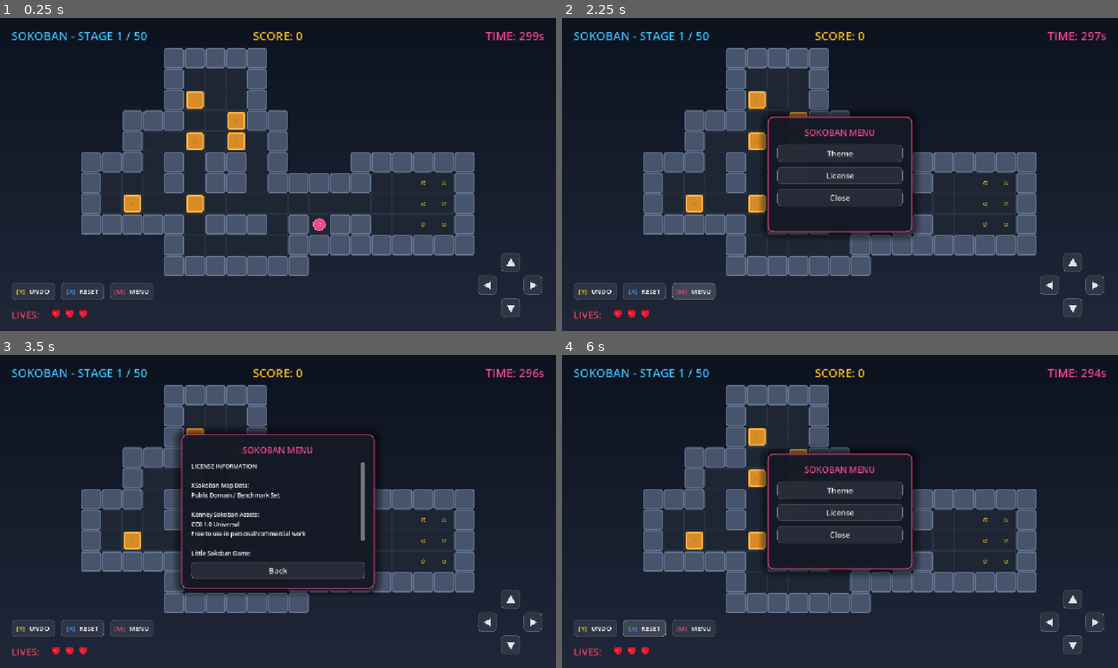
Above: before the commit, frames 1-4 (two rows, left to right).
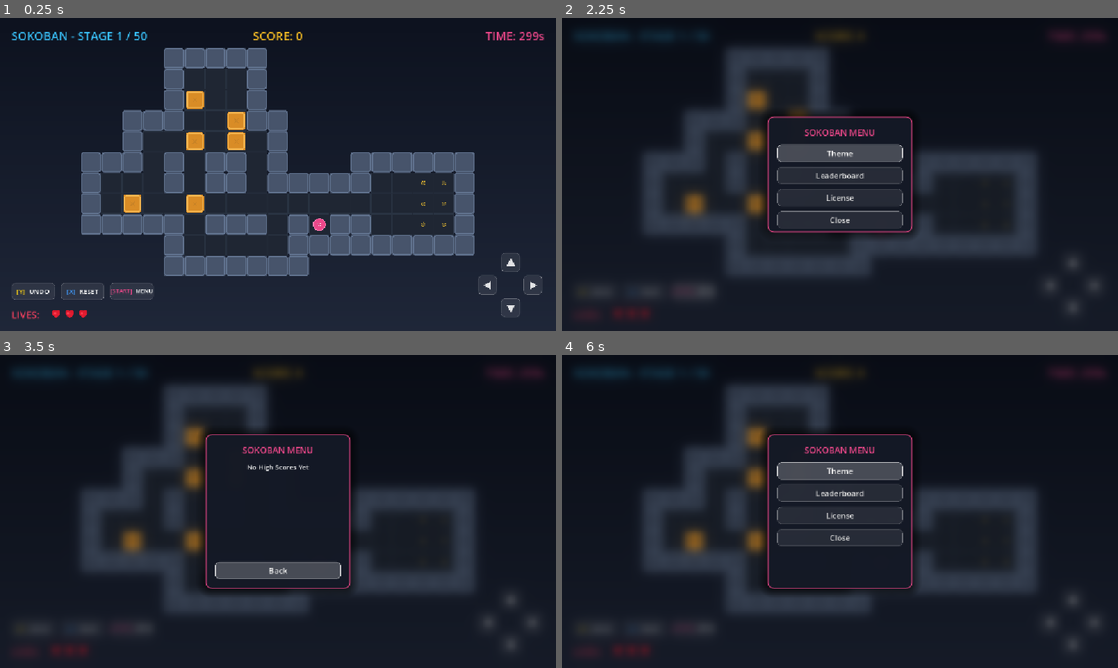
Above: after the commit, the same moments.

Repository: isdsi/little_sokoban
Game: Godot game, scene res://node_2d.tscn
The game is run twice, just before and just after one commit, with the same random seed, the same clock (stepped at 60 frames per second) and the same inputs.
Inputs (mouse positions are in pixels of both pictures, inside the frame that each line leads up to):
- Up to frame 1 (0.25 s): no input
- Up to frame 2 (2.25 s): click (595, 290) at 0.5 s; click (645, 290) at 1.25 s; click (695, 290) at 2 s
- Up to frame 3 (3.5 s): click (278, 511) at 2.75 s, where only the run after the commit has a clickable "Leaderboard"
- Up to frame 4 (6 s): click "Back" at 3.5 s; click (840, 492) at 4.25 s, where only the run after the commit has a clickable "Leaderboard"; click "Back" at 5 s; click (645, 627) at 5.75 s

The runs differ from the first frame. In frame 1, less than 0.1% of the frame differs, in the area x 19-28%, y 86-89%; in frame 2, 17%; in frame 3, 16%; in frame 4, 19%, in the area x 2-98%, y 4-97%.

Commit message:
feat: 글로벌 리더보드 REST API 연동 및 라이프 차감 시 점수 보존 처리
- 라이프 차감 시 퍼즐 판은 초기화되나 현재 스테이지 획득 최고 점수는 유지되도록 개선
- GET/POST /api/scores API 연동을 통해 특정 레벨에 종속되지 않는 전체 기준 상위 10개 글로벌 랭킹 노출 구현
- API 연동 실패 및 네트워크 연결 지연에 대응하여 로컬 IndexedDB(leaderboard.cfg) 백업 폴백 시스템 탑재
- GDScript 비동기 람다 캡처 유실 에러 해결을 위해 클래스 변수 및 클래스 메서드 콜백 패턴 적용
- 3.0초 타임아웃 제한 및 HTTPRequest 노드 직접 바인딩(.bind)으로 비동기 연동 안정성 최적화
- Windows 환경 DNS 분석 간섭 우회를 위해 호출 호스트를 localhost에서 127.0.0.1로 통일

Diff:
--- a/sokoban_game.gd
+++ b/sokoban_game.gd
@@ -36,11 +36,20 @@
 var min_swipe_length = 50.0
 
 # Gameplay stats
+var total_score = 0
+var current_level_score = 0
 var score = 0
 var time_remaining = 300.0
 var lives = 3
 var game_over = false
 var victory = false
+var current_menu_layer = "main"
+
+# Async callbacks & pending high scores variables to prevent lambda capture garbage collection bugs
+var _leaderboard_callback: Callable
+var _pending_highscore_name: String
+var _pending_highscore_score: int
+var _pending_highscore_level: int
 
 # Pathfinding
 var astar = AStarGrid2D.new()
@@ -93,8 +102,13 @@
 	# Setup AStarGrid2D
 	astar.diagonal_mode = AStarGrid2D.DIAGONAL_MODE_NEVER
 
-	# Load Stage 1
-	load_level(0)
+	# Load Save Game if exists
+	if not load_game_state():
+		current_level_idx = 0
+		total_score = 0
+		lives = 3
+
+	load_level(current_level_idx)
 
 	# Resize buttons container and create Menu button
 	$HUD/Buttons.size = Vector2(300, 50)
@@ -122,12 +136,12 @@
 
 	# Connect Overlays
 	$VictoryOverlay/VBox/RestartButton.pressed.connect(load_next_level)
-	$GameOverOverlay/VBox/RetryButton.pressed.connect(restart_full_game)
+	$GameOverOverlay/VBox/RetryButton.pressed.connect(func(): open_highscore_entry_dialog())
 
 	# Setup button Xbox prompts
 	setup_button_xbox_prompt($HUD/Buttons/UndoButton, "Y", Color(0.98, 0.82, 0.08), "UNDO")
 	setup_button_xbox_prompt($HUD/Buttons/RestartButton, "X", Color(0.25, 0.61, 1.0), "RESET")
-	setup_button_xbox_prompt(menu_btn, "M", Color(0.93, 0.28, 0.54), "MENU")
+	setup_button_xbox_prompt(menu_btn, "START", Color(0.93, 0.28, 0.54), "MENU")
 	setup_button_xbox_prompt($VictoryOverlay/VBox/RestartButton, "A", Color(0.29, 0.85, 0.38), "NEXT STAGE")
 	setup_button_xbox_prompt($GameOverOverlay/VBox/RetryButton, "A", Color(0.29, 0.85, 0.38), "TRY AGAIN")
 
@@ -153,18 +167,20 @@
 	btn.add_child(hbox)
 	hbox.set_anchors_preset(Control.PRESET_FULL_RECT)
 
+	var font_size = 12 if xbox_char.length() > 1 else 14
+
 	# Left Label (Xbox Prompt)
 	var prompt_lbl = Label.new()
 	prompt_lbl.text = "[%s]" % xbox_char
 	prompt_lbl.add_theme_color_override("font_color", xbox_color)
-	prompt_lbl.add_theme_font_size_override("font_size", 14)
+	prompt_lbl.add_theme_font_size_override("font_size", font_size)
 	hbox.add_child(prompt_lbl)
 
 	# Right Label (Action Text)
 	var action_lbl = Label.new()
 	action_lbl.text = " %s" % action_text
 	action_lbl.add_theme_color_override("font_color", Color.WHITE)
-	action_lbl.add_theme_font_size_override("font_size", 14)
+	action_lbl.add_theme_font_size_override("font_size", font_size)
 	hbox.add_child(action_lbl)
 
 func disable_all_button_focus(node: Node):
@@ -192,6 +208,22 @@
 
 func load_level(idx: int):
 	current_level_idx = idx
+
+	# Reset level-specific gameplay state
+	victory = false
+	game_over = false
+	time_remaining = 300.0
+	undo_stack.clear()
+	walking = false
+	path_to_walk.clear()
+	is_animating = false
+
+	# Hide overlay screens if they exist
+	if has_node("VictoryOverlay"):
+		$VictoryOverlay.visible = false
+	if has_node("GameOverOverlay"):
+		$GameOverOverlay.visible = false
+
 	var raw_layout = LevelsData.LEVELS[current_level_idx]
 	rows = raw_layout.size()
 	cols = 0
@@ -220,7 +252,9 @@
 	astar.update()
 
 	setup_board()
+	update_score()
 	update_hud()
+	save_game_state()
 
 func parse_layout():
 	box_positions.clear()
@@ -351,8 +385,8 @@
 		box_tile.add_child(x_mark)
 
 func _process(delta):
-	# Countdown timer
-	if not game_over and not victory:
+	# Countdown timer (paused when menu or popup overlays are open)
+	if not game_over and not victory and not has_node("SokobanMenu") and not has_node("DebugGotoPopup") and not has_node("HighscoreEntryPopup"):
 		time_remaining -= delta
 		if time_remaining <= 0:
 			time_remaining = 0
@@ -440,8 +474,29 @@
 
 func open_menu_dialog():
 	if has_node("SokobanMenu"):
-		get_node("SokobanMenu").queue_free()
 		return
+
+	current_menu_layer = "main"
+
+	# Create Blur Overlay programmatically
+	var blur_overlay = ColorRect.new()
+	blur_overlay.name = "BlurOverlay"
+	blur_overlay.size = Vector2(1152, 648)
+	var shader = Shader.new()
+	shader.code = "shader_type canvas_item;\n" \
+		+ "uniform float lod: hint_range(0.0, 5.0) = 2.5;\n" \
+		+ "uniform sampler2D screen_texture : hint_screen_texture, filter_linear_mipmap;\n" \
+		+ "void fragment() {\n" \
+		+ "    vec4 color = textureLod(screen_texture, SCREEN_UV, lod);\n" \
+		+ "    color.rgb *= 0.7;\n" \
+		+ "    COLOR = color;\n" \
+		+ "}"
+	var mat = ShaderMaterial.new()
+	mat.shader = shader
+	blur_overlay.material = mat
+	add_child(blur_overlay)
+	# Move behind the menu (which will be added next)
+	move_child(blur_overlay, get_child_count() - 2)
 
 	var menu = Control.new()
 	menu.name = "SokobanMenu"
@@ -486,6 +541,7 @@
 	vbox.add_child(content_area)
 
 	menu_callback = func():
+		current_menu_layer = "main"
 		for child in content_area.get_children():
 			child.queue_free()
 
@@ -494,6 +550,11 @@
 		theme_btn.custom_minimum_size = Vector2(0, 36)
 		content_area.add_child(theme_btn)
 
+		var leaderboard_btn = Button.new()
+		leaderboard_btn.text = "Leaderboard"
+		leaderboard_btn.custom_minimum_size = Vector2(0, 36)
+		content_area.add_child(leaderboard_btn)
+
 		var license_btn = Button.new()
 		license_btn.text = "License"
 		license_btn.custom_minimum_size = Vector2(0, 36)
@@ -505,15 +566,21 @@
 		content_area.add_child(close_btn)
 
 		var base_btn = $HUD/Buttons/UndoButton
-		for btn in [theme_btn, license_btn, close_btn]:
+		for btn in [theme_btn, leaderboard_btn, license_btn, close_btn]:
 			btn.add_theme_stylebox_override("normal", base_btn.get_theme_stylebox("normal"))
 			btn.add_theme_stylebox_override("pressed", base_btn.get_theme_stylebox("pressed"))
 			btn.add_theme_stylebox_override("hover", base_btn.get_theme_stylebox("hover"))
-			btn.focus_mode = Control.FOCUS_NONE
-
-		close_btn.pressed.connect(func(): menu.queue_free())
+			btn.add_theme_stylebox_override("focus", base_btn.get_theme_stylebox("hover"))
+			btn.focus_mode = Control.FOCUS_ALL
+
+		close_btn.pressed.connect(func():
+			menu.queue_free()
+			if has_node("BlurOverlay"):
+				get_node("BlurOverlay").queue_free()
+		)
 
 		theme_btn.pressed.connect(func():
+			current_menu_layer = "theme"
 			for child in content_area.get_children():
 				child.queue_free()
 
@@ -536,7 +603,8 @@
 				btn.add_theme_stylebox_override("normal", base_btn.get_theme_stylebox("normal"))
 				btn.add_theme_stylebox_override("pressed", base_btn.get_theme_stylebox("pressed"))
 				btn.add_theme_stylebox_override("hover", base_btn.get_theme_stylebox("hover"))
-				btn.focus_mode = Control.FOCUS_NONE
+				btn.add_theme_stylebox_override("focus", base_btn.get_theme_stylebox("hover"))
+				btn.focus_mode = Control.FOCUS_ALL
 
 			back_btn.pressed.connect(menu_callback)
 
@@ -546,6 +614,8 @@
 				setup_board()
 				update_hud()
 				menu.queue_free()
+				if has_node("BlurOverlay"):
+					get_node("BlurOverlay").queue_free()
 			)
 
 			kenney_btn.pressed.connect(func():
@@ -554,10 +624,57 @@
 				setup_board()
 				update_hud()
 				menu.queue_free()
+				if has_node("BlurOverlay"):
+					get_node("BlurOverlay").queue_free()
 			)
+			def_btn.grab_focus.call_deferred()
 		)
 
+		leaderboard_btn.pressed.connect(func():
+			current_menu_layer = "leaderboard"
+			menu.size = Vector2(300, 320)
+			menu.position = (Vector2(1152, 648) - menu.size) / 2
+			bg_panel.size = menu.size
+			vbox.size = menu.size - Vector2(40, 40)
+
+			for child in content_area.get_children():
+				child.queue_free()
+
+			var scroll = ScrollContainer.new()
+			scroll.name = "Scroll"
+			scroll.size_flags_vertical = Control.SIZE_EXPAND_FILL
+			content_area.add_child(scroll)
+
+			var score_list = VBoxContainer.new()
+			score_list.name = "ScoreList"
+			score_list.size_flags_horizontal = Control.SIZE_EXPAND_FILL
+			scroll.add_child(score_list)
+
+			var loading_lbl = Label.new()
+			loading_lbl.text = "Loading Leaderboard..."
+			loading_lbl.horizontal_alignment = HORIZONTAL_ALIGNMENT_CENTER
+			loading_lbl.add_theme_font_size_override("font_size", 14)
+			score_list.add_child(loading_lbl)
+
+			get_leaderboard_data(Callable(self, "_on_leaderboard_loaded"))
+
+			var back_btn = Button.new()
+			back_btn.text = "Back"
+			back_btn.custom_minimum_size = Vector2(0, 36)
+			content_area.add_child(back_btn)
+
+			back_btn.add_theme_stylebox_override("normal", base_btn.get_theme_stylebox("normal"))
+			back_btn.add_theme_stylebox_override("pressed", base_btn.get_theme_stylebox("pressed"))
+			back_btn.add_theme_stylebox_override("hover", base_btn.get_theme_stylebox("hover"))
+			back_btn.add_theme_stylebox_override("focus", base_btn.get_theme_stylebox("hover"))
+			back_btn.focus_mode = Control.FOCUS_ALL
+
+			back_btn.pressed.connect(menu_callback)
+			back_btn.grab_focus.call_deferred()
+		)
+
 		license_btn.pressed.connect(func():
+			current_menu_layer = "license"
 			menu.size = Vector2(400, 320)
 			menu.position = (Vector2(1152, 648) - menu.size) / 2
 			bg_panel.size = menu.size
@@ -592,7 +709,8 @@
 			back_btn.add_theme_stylebox_override("normal", base_btn.get_theme_stylebox("normal"))
 			back_btn.add_theme_stylebox_override("pressed", base_btn.get_theme_stylebox("pressed"))
 			back_btn.add_theme_stylebox_override("hover", base_btn.get_theme_stylebox("hover"))
-			back_btn.focus_mode = Control.FOCUS_NONE
+			back_btn.add_theme_stylebox_override("focus", base_btn.get_theme_stylebox("hover"))
+			back_btn.focus_mode = Control.FOCUS_ALL
 
 			back_btn.pressed.connect(func():
 				menu.size = Vector2(300, 240)
@@ -601,23 +719,66 @@
 				vbox.size = menu.size - Vector2(40, 40)
 				menu_callback.call()
 			)
+			back_btn.grab_focus.call_deferred()
 		)
+		theme_btn.grab_focus.call_deferred()
 
 	menu_callback.call()
 
+func handle_menu_back():
+	if not has_node("SokobanMenu"):
+		return
+
+	var menu = get_node("SokobanMenu")
+	if current_menu_layer == "main":
+		menu.queue_free()
+		if has_node("BlurOverlay"):
+			get_node("BlurOverlay").queue_free()
+	elif current_menu_layer == "theme" or current_menu_layer == "leaderboard" or current_menu_layer == "license":
+		var bg_panel = menu.get_child(0)
+		var vbox = menu.get_node("VBox")
+		menu.size = Vector2(300, 240)
+		menu.position = (Vector2(1152, 648) - menu.size) / 2
+		bg_panel.size = menu.size
+		vbox.size = menu.size - Vector2(40, 40)
+		current_menu_layer = "main"
+		menu_callback.call()
+
 func _unhandled_input(event):
+	if has_node("HighscoreEntryPopup"):
+		if event is InputEventKey and event.pressed:
+			if event.keycode == KEY_ESCAPE:
+				var popup = get_node("HighscoreEntryPopup")
+				var final_score = total_score + current_level_score
+				save_highscore_entry("PLAYER", final_score, current_level_idx + 1)
+				popup.queue_free()
+				restart_full_game()
+				return
+
 	if event is InputEventKey and event.pressed:
 		if event.keycode == KEY_ESCAPE or event.keycode == KEY_M:
 			if not has_node("DebugGotoPopup"):
-				open_menu_dialog()
+				if has_node("SokobanMenu"):
+					if event.keycode == KEY_ESCAPE:
+						handle_menu_back()
+					else:
+						get_node("SokobanMenu").queue_free()
+						if has_node("BlurOverlay"):
+							get_node("BlurOverlay").queue_free()
+				else:
+					open_menu_dialog()
 				return
 
 	if OS.is_debug_build() and event is InputEventKey and event.pressed:
 		if event.keycode == KEY_G:
 			open_debug_goto_dialog()
 			return
-
-	if is_animating or victory or game_over:
+		elif event.keycode == KEY_T:
+			time_remaining = max(0.0, time_remaining - 10.0)
+			update_hud()
+			return
+
+	if is_animating or victory or game_over or has_node("SokobanMenu") or has_node("DebugGotoPopup") or has_node("HighscoreEntryPopup"):
 		return
 
 	if event.is_action_pressed("ui_left"):
@@ -630,11 +791,47 @@
 		handle_direction_input(Vector2i.DOWN)
 
 func _input(event):
+	if has_node("HighscoreEntryPopup"):
+		if event is InputEventJoypadButton and event.pressed:
+			if event.button_index == JOY_BUTTON_B:
+				var popup = get_node("HighscoreEntryPopup")
+				var final_score = total_score + current_level_score
+				save_highscore_entry("PLAYER", final_score, current_level_idx + 1)
+				popup.queue_free()
+				restart_full_game()
+				get_viewport().set_input_as_handled()
+			elif event.button_index == JOY_BUTTON_A:
+				var focused = get_viewport().gui_get_focus_owner()
+				if focused and focused is Button:
+					focused.pressed.emit()
+				elif focused and focused is LineEdit:
+					var popup = get_node("HighscoreEntryPopup")
+					if popup.has_node("VBox/OK"):
+						popup.get_node("VBox/OK").pressed.emit()
+				get_viewport().set_input_as_handled()
+		return
+
 	if game_over or victory:
 		# Process joypad confirm buttons even when game is over or won
 		if event is InputEventJoypadButton and event.pressed:
 			if event.button_index == JOY_BUTTON_A:
-				restart_full_game()
+				if victory:
+					load_next_level()
+				else:
+					restart_full_game()
+		return
+
+	if has_node("SokobanMenu") or has_node("DebugGotoPopup"):
+		# Allow B gamepad button to go back/close menu and A button to confirm selection
+		if event is InputEventJoypadButton and event.pressed:
+			if event.button_index == JOY_BUTTON_B:
+				handle_menu_back()
+				get_viewport().set_input_as_handled()
+			elif event.button_index == JOY_BUTTON_A:
+				var focused = get_viewport().gui_get_focus_owner()
+				if focused and focused is Button:
+					focused.pressed.emit()
+					get_viewport().set_input_as_handled()
 		return
 
 	# Release UI focus if keyboard or gamepad input is detected
@@ -650,6 +847,8 @@
 				undo()
 			JOY_BUTTON_X:
 				reset_level()
+			JOY_BUTTON_START:
+				open_menu_dialog()
 
 	# Drag/Swipe gesture logic for touch/mouse
 	if event is InputEventScreenTouch:
@@ -819,7 +1018,272 @@
 	for pos in box_positions:
 		if goals.has(pos):
 			active_goals += 1
-	score = active_goals * 100
+	current_level_score = active_goals * 100
+	score = max(score, total_score + current_level_score)
+
+func save_game_state():
+	var config = ConfigFile.new()
+	config.set_value("save", "current_level_idx", current_level_idx)
+	config.set_value("save", "total_score", total_score)
+	config.set_value("save", "lives", lives)
+	config.save("user://savegame.cfg")
+
+func load_game_state() -> bool:
+	var config = ConfigFile.new()
+	var err = config.load("user://savegame.cfg")
+	if err == OK:
+		current_level_idx = config.get_value("save", "current_level_idx", 0)
+		total_score = config.get_value("save", "total_score", 0)
+		lives = config.get_value("save", "lives", 3)
+		score = total_score
+		return true
+	return false
+
+func delete_save_game():
+	if FileAccess.file_exists("user://savegame.cfg"):
+		var dir = DirAccess.open("user://")
+		if dir:
+			dir.remove("savegame.cfg")
+
+func open_highscore_entry_dialog():
+	if has_node("HighscoreEntryPopup"):
+		return
+
+	var popup = Control.new()
+	popup.name = "HighscoreEntryPopup"
+	popup.size = Vector2(300, 180)
+	popup.position = (Vector2(1152, 648) - popup.size) / 2
+	add_child(popup)
+
+	var bg_panel = Panel.new()
+	bg_panel.size = popup.size
+	var panel_style = StyleBoxFlat.new()
+	panel_style.bg_color = Color(0.08, 0.1, 0.15, 0.95)
+	panel_style.set_corner_radius_all(10)
+	panel_style.border_width_left = 2
+	panel_style.border_width_top = 2
+	panel_style.border_width_right = 2
+	panel_style.border_width_bottom = 2
+	panel_style.border_color = Color(0.98, 0.75, 0.14, 0.8) # Gold
+	panel_style.shadow_color = Color(0, 0, 0, 0.5)
+	panel_style.shadow_size = 15
+	bg_panel.add_theme_stylebox_override("panel", panel_style)
+	popup.add_child(bg_panel)
+
+	var vbox = VBoxContainer.new()
+	vbox.name = "VBox"
+	vbox.size = popup.size - Vector2(30, 30)
+	vbox.position = Vector2(15, 15)
+	vbox.add_theme_constant_override("separation", 10)
+	popup.add_child(vbox)
+
+	var title = Label.new()
+	title.text = "NEW HIGH SCORE!"
+	title.add_theme_color_override("font_color", Color(0.98, 0.75, 0.14))
+	title.add_theme_font_size_override("font_size", 16)
+	title.horizontal_alignment = HORIZONTAL_ALIGNMENT_CENTER
+	vbox.add_child(title)
+
+	var final_score = total_score + current_level_score
+	var score_lbl = Label.new()
+	score_lbl.text = "Final Score: %d" % final_score
+	score_lbl.add_theme_color_override("font_color", Color.WHITE)
+	score_lbl.add_theme_font_size_override("font_size", 14)
+	score_lbl.horizontal_alignment = HORIZONTAL_ALIGNMENT_CENTER
+	vbox.add_child(score_lbl)
+
+	var line_edit = LineEdit.new()
+	line_edit.placeholder_text = "Enter your name..."
+	line_edit.alignment = HORIZONTAL_ALIGNMENT_CENTER
+	line_edit.max_length = 10
+	vbox.add_child(line_edit)
+
+	var ok_btn = Button.new()
+	ok_btn.name = "OK"
+	ok_btn.text = "OK"
+	ok_btn.custom_minimum_size = Vector2(80, 32)
+	ok_btn.size_flags_horizontal = Control.SIZE_SHRINK_CENTER
+	vbox.add_child(ok_btn)
+
+	var base_btn = $HUD/Buttons/UndoButton
+	ok_btn.add_theme_stylebox_override("normal", base_btn.get_theme_stylebox("normal"))
+	ok_btn.add_theme_stylebox_override("pressed", base_btn.get_theme_stylebox("pressed"))
+	ok_btn.add_theme_stylebox_override("hover", base_btn.get_theme_stylebox("hover"))
+	ok_btn.add_theme_stylebox_override("focus", base_btn.get_theme_stylebox("hover"))
+	ok_btn.focus_mode = Control.FOCUS_ALL
+
+	line_edit.grab_focus.call_deferred()
+
+	var submit_action = func():
+		var name_text = line_edit.text.strip_edges()
+		if name_text.is_empty():
+			name_text = "PLAYER"
+		save_highscore_entry(name_text, final_score, current_level_idx + 1)
+		popup.queue_free()
+		restart_full_game()
+
+	ok_btn.pressed.connect(submit_action)
+	line_edit.text_submitted.connect(func(_t): submit_action.call())
+
+func save_highscore_entry(player_name: String, final_score: int, level_num: int):
+	_pending_highscore_name = player_name
+	_pending_highscore_score = final_score
+	_pending_highscore_level = level_num
+
+	var http = HTTPRequest.new()
+	http.timeout = 3.0 # Set a 3-second timeout limit to avoid infinite loading hangs
+	add_child(http)
+	http.request_completed.connect(self._on_submit_request_completed.bind(http))
+
+	var url = "http://127.0.0.1:5000/api/scores"
+	var headers = ["Content-Type: application/json"]
+	var data = {
+		"level_id": level_num,
+		"player_name": player_name,
+		"score": final_score,
+		"time_spent": 300.0 - time_remaining
+	}
+	var query = JSON.stringify(data)
+	var err = http.request(url, headers, HTTPClient.METHOD_POST, query)
+	if err != OK:
+		http.queue_free()
+		save_highscore_entry_locally(_pending_highscore_name, _pending_highscore_score, _pending_highscore_level)
+
+func _on_submit_request_completed(result, response_code, headers, body, http: HTTPRequest):
+	if is_instance_valid(http):
+		http.queue_free()
+
+	var success = false
+	if result == HTTPRequest.RESULT_SUCCESS and (response_code == 200 or response_code == 201):
+		success = true
+
+	if not success:
+		save_highscore_entry_locally(_pending_highscore_name, _pending_highscore_score, _pending_highscore_level)
+	else:
+		delete_save_game()
+
+func save_highscore_entry_locally(player_name: String, final_score: int, level_num: int):
+	var config = ConfigFile.new()
+	config.load("user://leaderboard.cfg")
+
+	var entries = []
+	if config.has_section("leaderboard"):
+		var names = config.get_value("leaderboard", "names", [])
+		var scores = config.get_value("leaderboard", "scores", [])
+		var stages = config.get_value("leaderboard", "stages", [])
+		for i in range(names.size()):
+			var st = stages[i] if i < stages.size() else 1
+			entries.append({"name": names[i], "score": scores[i], "stage": st})
+
+	entries.append({"name": player_name, "score": final_score, "stage": level_num})
+	entries.sort_custom(func(a, b): return a["score"] > b["score"])
+
+	if entries.size() > 10:
+		entries.resize(10)
+
+	var new_names = []
+	var new_scores = []
+	var new_stages = []
+	for entry in entries:
+		new_names.append(entry["name"])
+		new_scores.append(entry["score"])
+		new_stages.append(entry["stage"])
+
+	config.set_value("leaderboard", "names", new_names)
+	config.set_value("leaderboard", "scores", new_scores)
+	config.set_value("leaderboard", "stages", new_stages)
+	config.save("user://leaderboard.cfg")
+	delete_save_game()
+
+func get_leaderboard_data(callback: Callable):
+	_leaderboard_callback = callback
+	var http = HTTPRequest.new()
+	http.timeout = 3.0 # Set a 3-second timeout limit to avoid infinite loading hangs
+	add_child(http)
+	http.request_completed.connect(self._on_leaderboard_request_completed.bind(http))
+	var url = "http://127.0.0.1:5000/api/scores"
+	var err = http.request(url)
+	if err != OK:
+		http.queue_free()
+		if _leaderboard_callback.is_valid():
+			_leaderboard_callback.call(get_local_leaderboard_data())
+
+func _on_leaderboard_request_completed(result, response_code, headers, body, http: HTTPRequest):
+	if is_instance_valid(http):
+		http.queue_free()
+
+	var success = false
+	var entries = []
+	if result == HTTPRequest.RESULT_SUCCESS and response_code == 200:
+		var json = JSON.new()
+		if json.parse(body.get_string_from_utf8()) == OK:
+			var res = json.get_data()
+			if res is Dictionary and res.has("top_scores"):
+				success = true
+				for item in res["top_scores"]:
+					var st = item.get("level_id", 1)
+					entries.append({
+						"name": item["player_name"],
+						"score": item["score"],
+						"stage": st
+					})
+
+	if _leaderboard_callback.is_valid():
+		if success:
+			_leaderboard_callback.call(entries)
+		else:
+			_leaderboard_callback.call(get_local_leaderboard_data())
+
+func _on_leaderboard_loaded(entries: Array):
+	if not has_node("SokobanMenu/VBox/ContentArea/Scroll/ScoreList"):
+		return
+	var score_list = get_node("SokobanMenu/VBox/ContentArea/Scroll/ScoreList")
+
+	for child in score_list.get_children():
+		child.queue_free()
+
+	if entries.is_empty():
+		var no_score_lbl = Label.new()
+		no_score_lbl.text = "No High Scores Yet"
+		no_score_lbl.horizontal_alignment = HORIZONTAL_ALIGNMENT_CENTER
+		no_score_lbl.add_theme_font_size_override("font_size", 14)
+		score_list.add_child(no_score_lbl)
+	else:
+		for i in range(entries.size()):
+			var item = entries[i]
+			var row = HBoxContainer.new()
+			row.size_flags_horizontal = Control.SIZE_EXPAND_FILL
+			score_list.add_child(row)
+
+			var name_lbl = Label.new()
+			var stage_text = " (Stage %d)" % item["stage"]
+			name_lbl.text = "%d. %s%s" % [i + 1, item["name"], stage_text]
+			name_lbl.size_flags_horizontal = Control.SIZE_EXPAND_FILL
+			name_lbl.add_theme_font_size_override("font_size", 14)
+			row.add_child(name_lbl)
+
+			var score_lbl = Label.new()
+			score_lbl.text = str(item["score"])
+			score_lbl.add_theme_font_size_override("font_size", 14)
+			score_lbl.add_theme_color_override("font_color", Color(0.98, 0.75, 0.14)) # Gold
+			row.add_child(score_lbl)
+
+func get_local_leaderboard_data() -> Array:
+	var config = ConfigFile.new()
+	config.load("user://leaderboard.cfg")
+	var names = config.get_value("leaderboard", "names", [])
+	var scores = config.get_value("leaderboard", "scores", [])
+	var stages = config.get_value("leaderboard", "stages", [])
+
+	var entries = []
+	for i in range(names.size()):
+		var st = stages[i] if i < stages.size() else 1
+		entries.append({
+			"name": names[i],
+			"score": scores[i],
+			"stage": st
+		})
+	return entries
 
 func check_victory():
 	# Game won when all boxes are on goals
@@ -861,19 +1325,25 @@
 func restart_full_game():
 	# Hard reset back to initial setup
 	lives = 3
+	total_score = 0
+	current_level_score = 0
 	score = 0
 	game_over = false
 	victory = false
 	victory_overlay.visible = false
 	game_over_overlay.visible = false
+	delete_save_game()
 	load_level(0)
 
 func load_next_level():
 	victory_overlay.visible = false
 	if current_level_idx < 49:
+		total_score += current_level_score
 		load_level(current_level_idx + 1)
 	else:
-		restart_full_game()
+		total_score += current_level_score
+		current_level_score = 0
+		open_highscore_entry_dialog()
 
 func update_hud():
 	score_label.text = "SCORE: %d" % score
Not shown, added: images/default.png.import
Not shown, added: images/kenney.png.import
